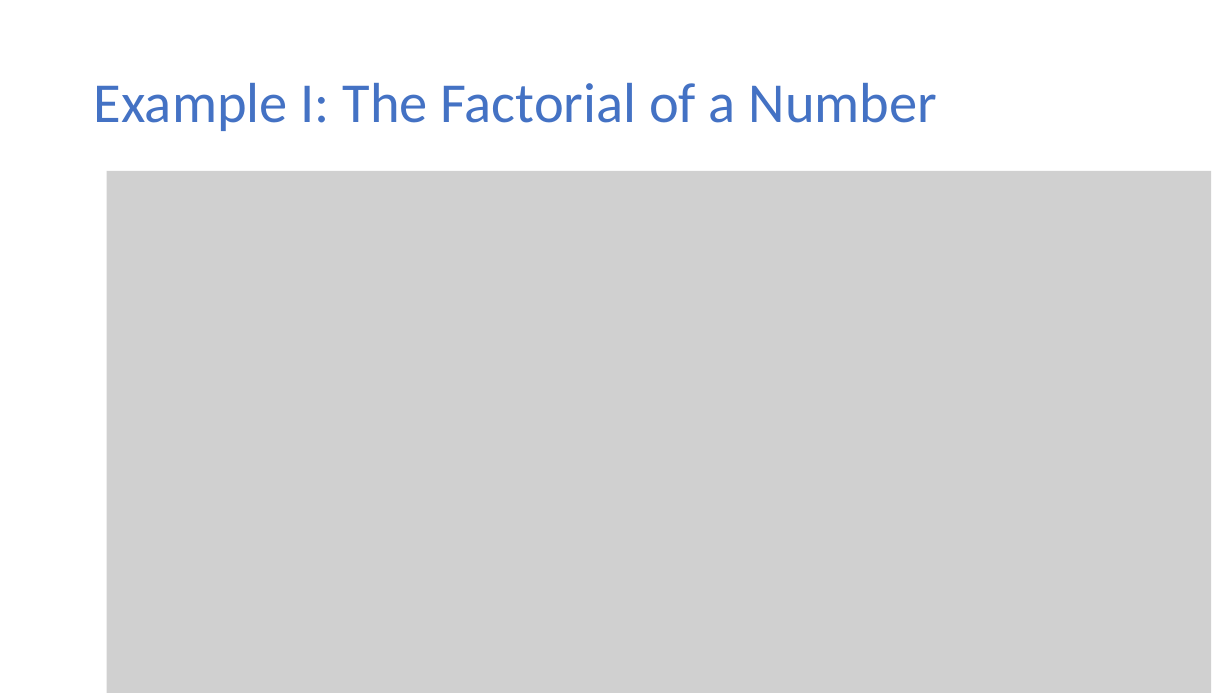
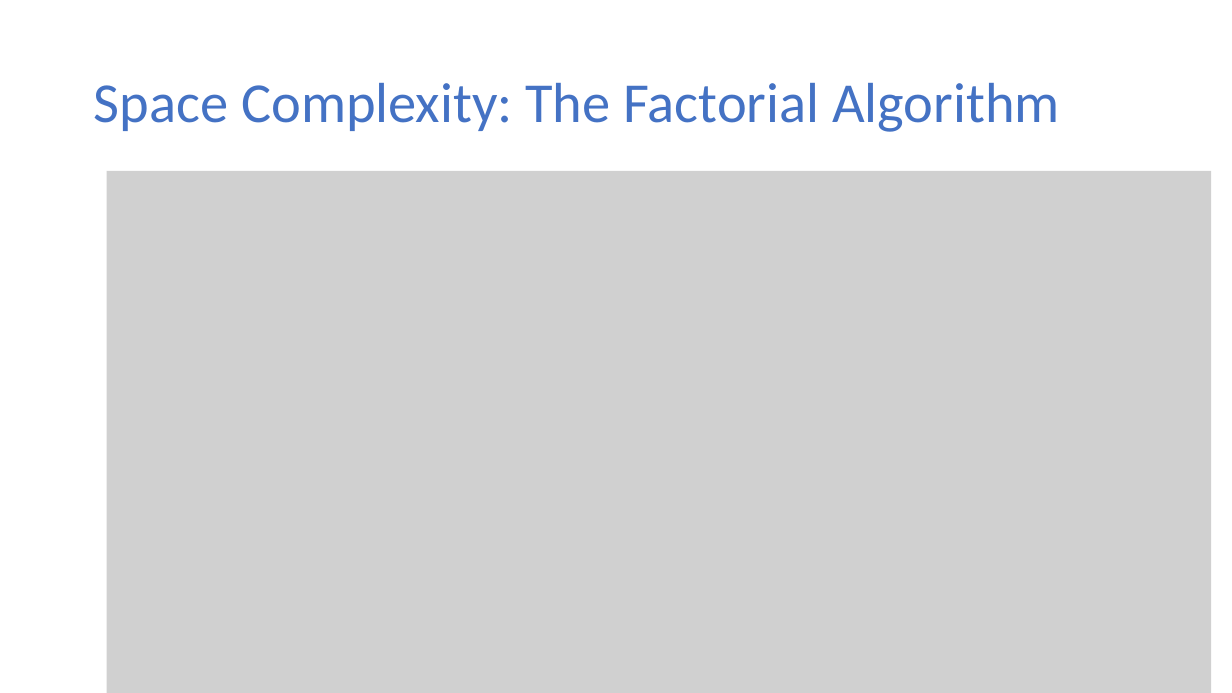
Before and after one commit to ekkapotc/EA, a slide deck: slide 42 of Lectures/Lecture 2.pptx. Drawn at 1232x693 pixels with LibreOffice and Linux fonts; fonts in the diff are those of the drawing; grey boxes stand for pictures. Boxes give left, top, right and bottom in pixels: in the first picture for what was removed or moved away, otherwise in the second. Text is boxed around its words. In the diff, an @@ line names an element or a change of style, - is before the commit and + after.

```diff
--- a/Lectures/Lecture 2.pptx
+++ b/Lectures/Lecture 2.pptx
@@ title at (x1=94, y1=83, x2=1060, y2=132): text changed @@
-Example I: The Factorial of a Number
+Space Complexity: The Factorial Algorithm
```
Also in this commit, not shown: 1 other slide changed, 1 other file.
